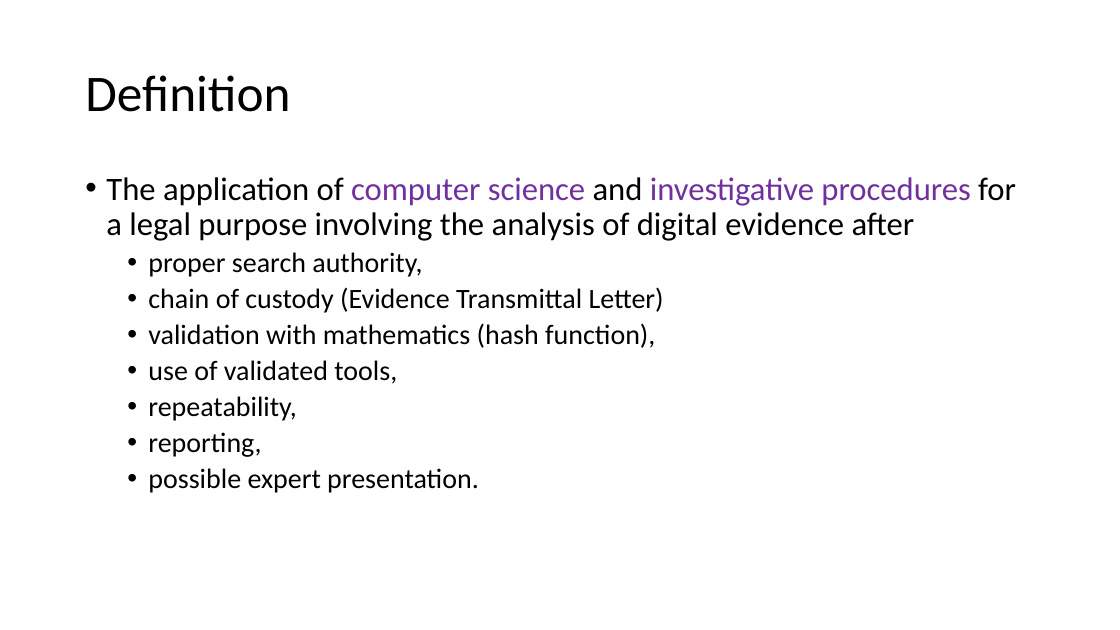
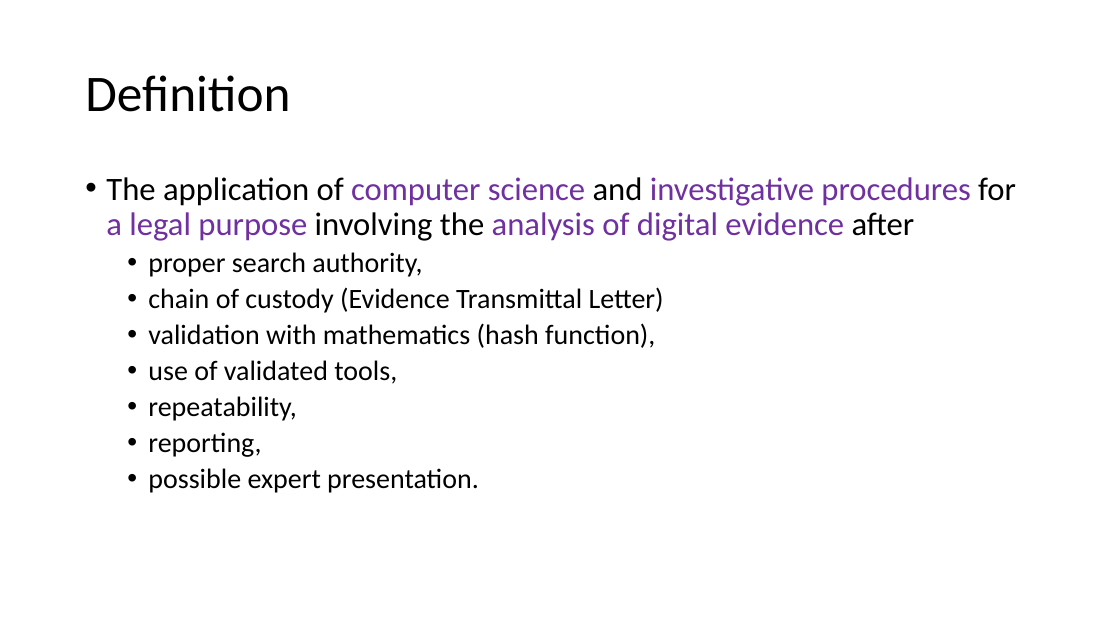
Before and after one commit to frankwxu/digital-forensics-lab, a slide deck: slide 4 of Basic_Computer_Skills_for_Forensics/5_Introduction_to_digital_forensics.pptx. Drawn at 1120x630 pixels with LibreOffice and Linux fonts; fonts in the diff are those of the drawing; background and template pictures are left out. Boxes give left, top, right and bottom in pixels: in the first picture for what was removed or moved away, otherwise in the second. Text is boxed around its words. In the diff, an @@ line names an element or a change of style, - is before the commit and + after.

```diff
--- a/Basic_Computer_Skills_for_Forensics/5_Introduction_to_digital_forensics.pptx
+++ b/Basic_Computer_Skills_for_Forensics/5_Introduction_to_digital_forensics.pptx
@@ text at <box>106,177,1016,241</box>: text colour #000000 to #7030A0 in "a legal purpose analysis of digital evidence" @@
```
Also in this commit, not shown: 7 other slides changed, 1 slide added, 9 other files.
